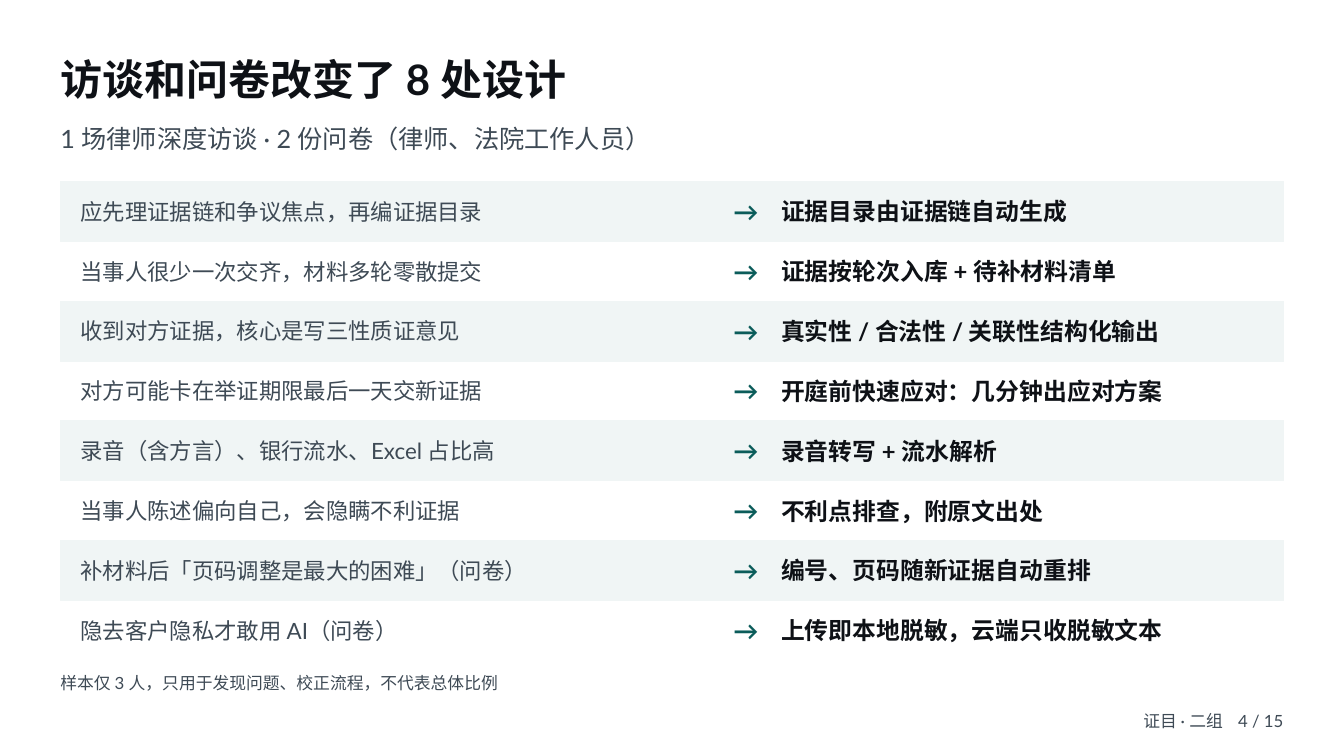
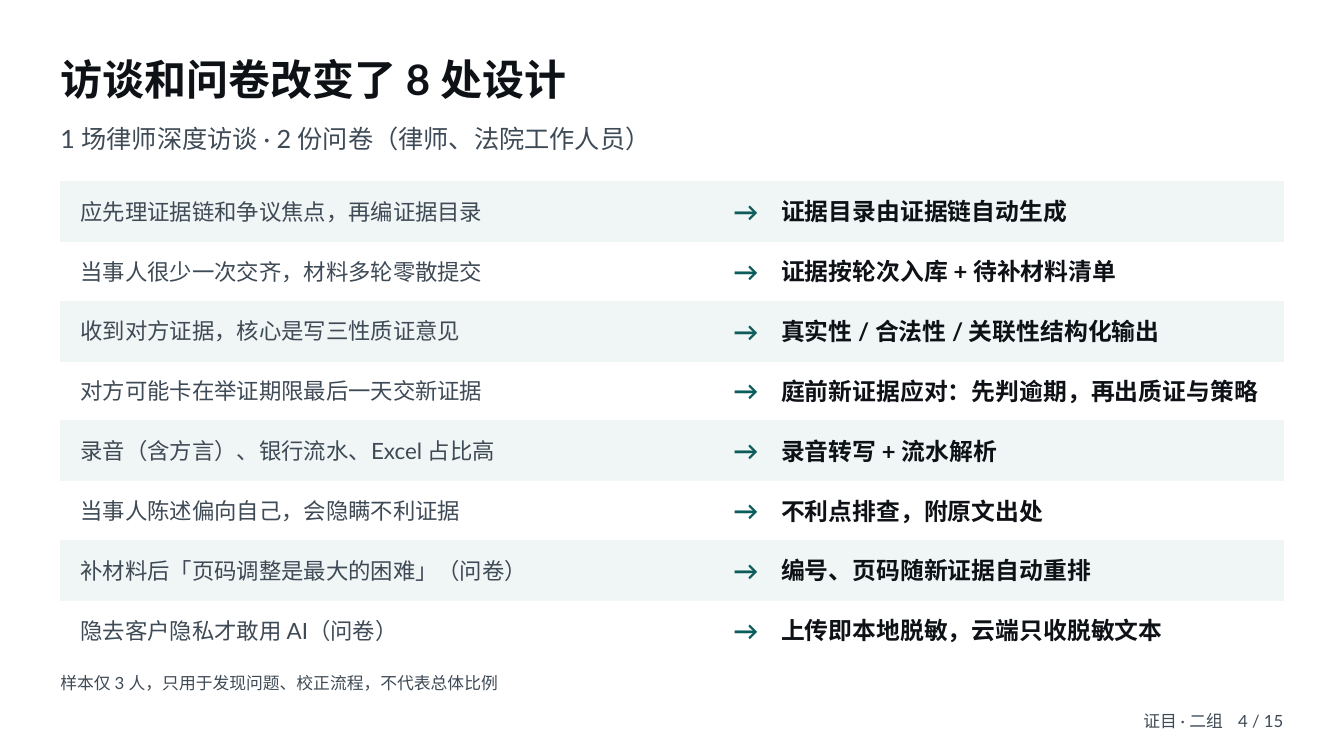
Before and after one commit to huohuo808/litigation-workbench, a slide deck: slide 4 of 06-汇报PPT（含讲稿）.pptx. Drawn at 1344x756 pixels with LibreOffice and Linux fonts; fonts in the diff are those of the drawing. Boxes give left, top, right and bottom in pixels: in the first picture for what was removed or moved away, otherwise in the second. Text is boxed around its words. In the diff, an @@ line names an element or a change of style, - is before the commit and + after.

```diff
--- a/06-汇报PPT（含讲稿）.pptx
+++ b/06-汇报PPT（含讲稿）.pptx
@@ text at (x1=781, y1=379, x2=1258, y2=403): text changed @@
-开庭前快速应对：几分钟出应对方案
+庭前新证据应对：先判逾期，再出质证与策略
```
Also in this commit, not shown: 4 other slides changed, 1 other file.
